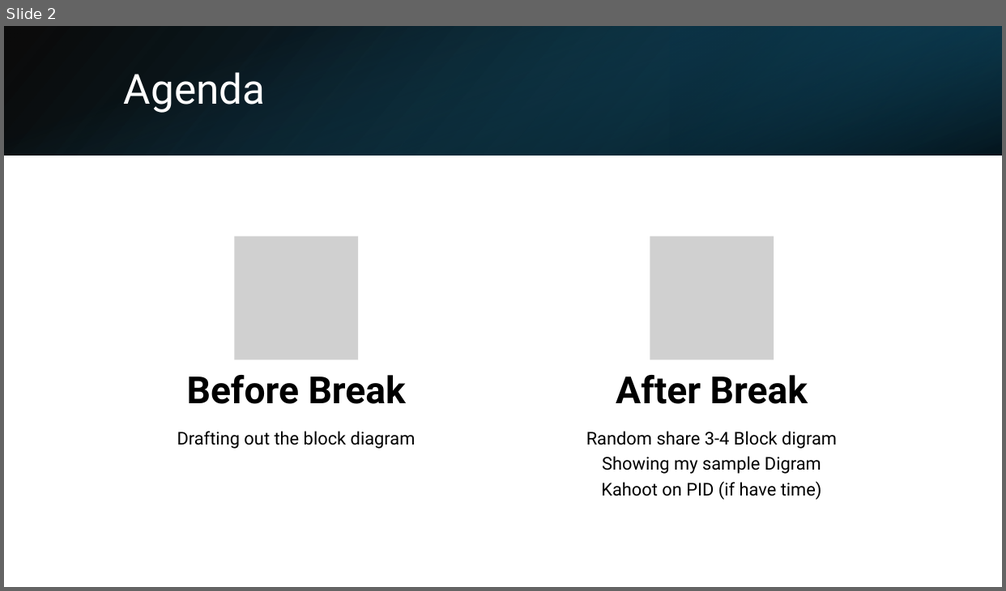
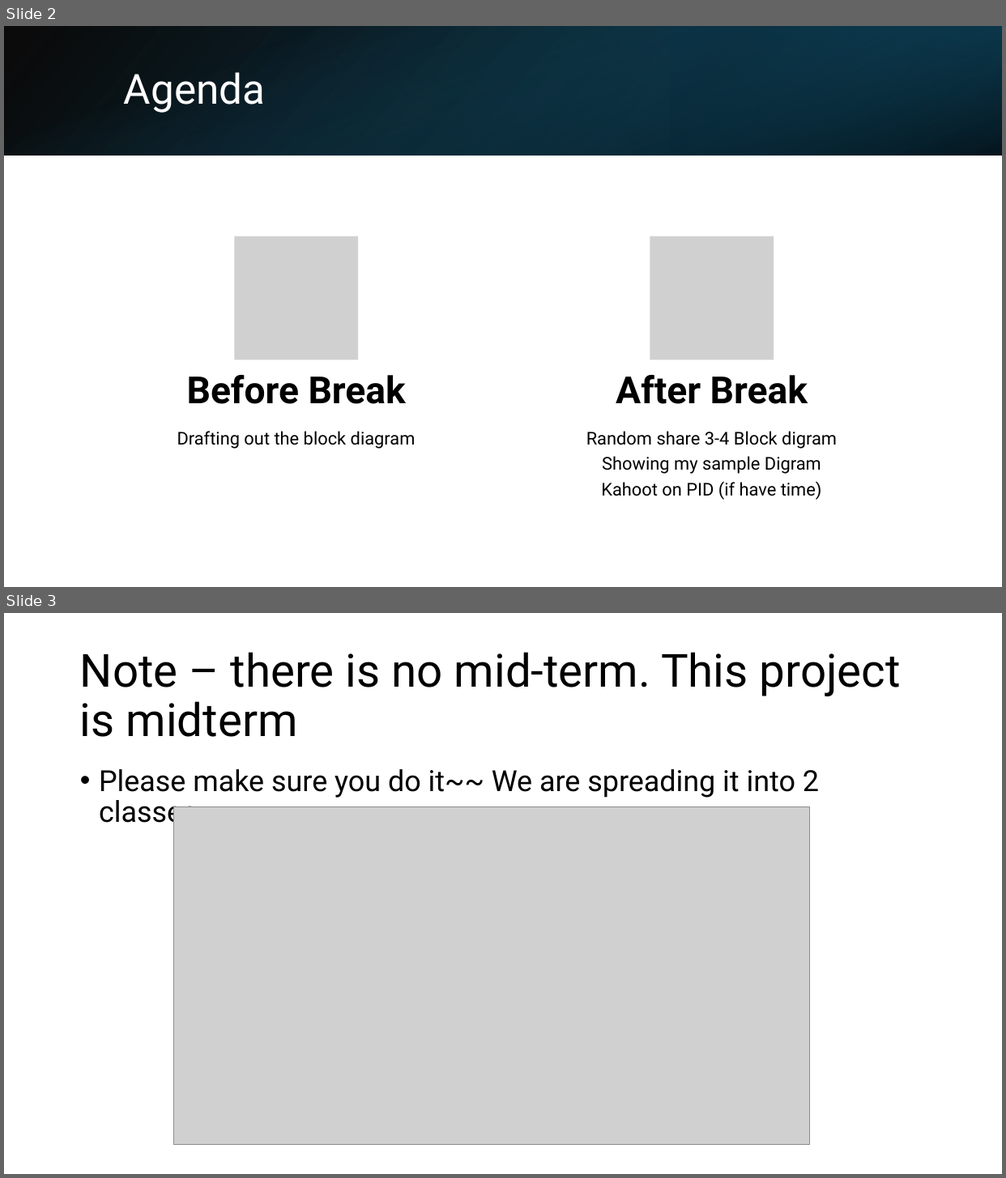
Before and after one commit to JLNU-EETC3433/courseware, a slide deck: 20241107-lesson9.pptx. Shown one above the other, each under a label of ours: slide 2 before the commit, slides 2 and 3 after it. The pictures are 1006x591 and 1006x1178 pixels, drawn with LibreOffice and Linux fonts; fonts in the diff are those of the drawing; grey boxes stand for pictures. Boxes give left, top, right and bottom in pixels: in the first picture for what was removed or moved away, otherwise in the second. Text is boxed around its words. In the diff, an @@ line names an element or a change of style, - is before the commit and + after.

```diff
--- a/20241107-lesson9.pptx
+++ b/20241107-lesson9.pptx
@@ slide 3 added at <box>4,613,1002,1174</box>, background #FFFFFF @@
@@ title added at <box>80,652,901,737</box>, 44 pt, text #000000 @@
+Note – there is no mid-term. This project is midterm
@@ text added at <box>99,769,819,829</box>, 28 pt, text #000000 @@
+• Please make sure you do it~~ We are spreading it into 2 classes…
@@ picture added at <box>174,807,810,1144</box> @@
```
Also in this commit, not shown: 1 other file.
